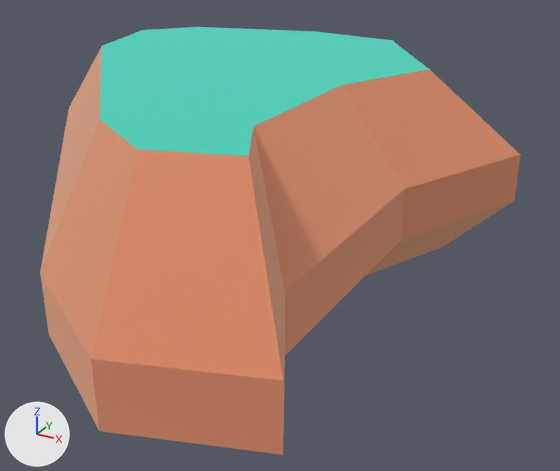
What one commit did to the glTF model island-race/import/kenney-nature-kit/rock_largeA.glb.
The view is the same before and after, from a camera (50 mm lens) standing at (0.598, -0.887, 0.424) and looking at (0.106, 0.007, -0.023). Every picture has the same lights, and +X, +Y and +Z are marked at lower left. The picture after the commit comes second. Where no turn or scale is listed for an object, it has been applied to the vertices. Vertices at exactly the same position are counted once.

Names of what the first picture shows: 'rock_largeA'.
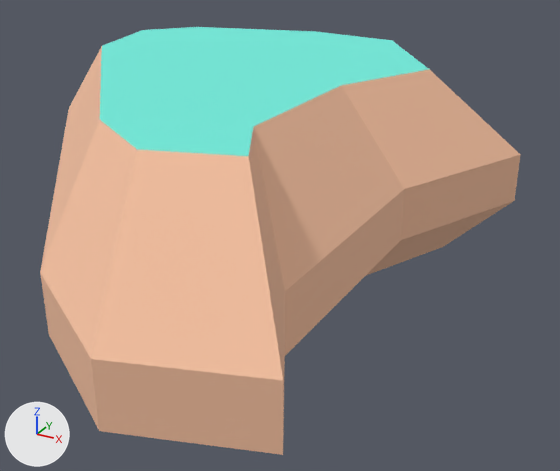
The edits, one by one:
Picture 'Image_0' (img_image_0) is new.
Material 'palette' (mat_palette) is new.
Its texture is img_image_0.
Its roughness is 1.0.
me_mesh_rock_largea has 42 vertices, 80 faces and spans x -0.392..0.392, y -0.508..0.508, z 0.0..0.26.
me_mesh_rock_largea is used by ob_rock_largea; location (0.0, 0.0, -0.05).
me_mesh_rock_largea part 1: all 71 faces that had it switch from mat_dirt (beige #f2be9e) to mat_palette (picture img_image_0).
me_mesh_rock_largea part 2: all 9 faces that had it switch from mat_grass (cyan #73eddd) to mat_palette (picture img_image_0).
me_mesh_rock_largea part 3: texture (UV) coordinates of 80 of 80 faces, centred in x -0.373..0.362, y -0.492..0.488, z 0.0..0.26, changed; they spanned u -22.82..18.15, v -15.59..19.99 and now span u 0.25..0.75, v 0.5..0.5.
Object 'tmpParent' (ob_tmpparent) is deleted.

Boxes (x1, y1, x2, y2) around the edits, measured in the pictures (560 x 471 px):
'rock_largeA', recoloured, surface changed: (40, 27, 521, 455) in both
part 1 of me_mesh_rock_largea, recoloured: (40, 46, 521, 455) in both
part 2 of me_mesh_rock_largea, recoloured: (100, 27, 429, 156) in both
part 3 of me_mesh_rock_largea, surface changed (orange to beige): (40, 27, 521, 455) in both
